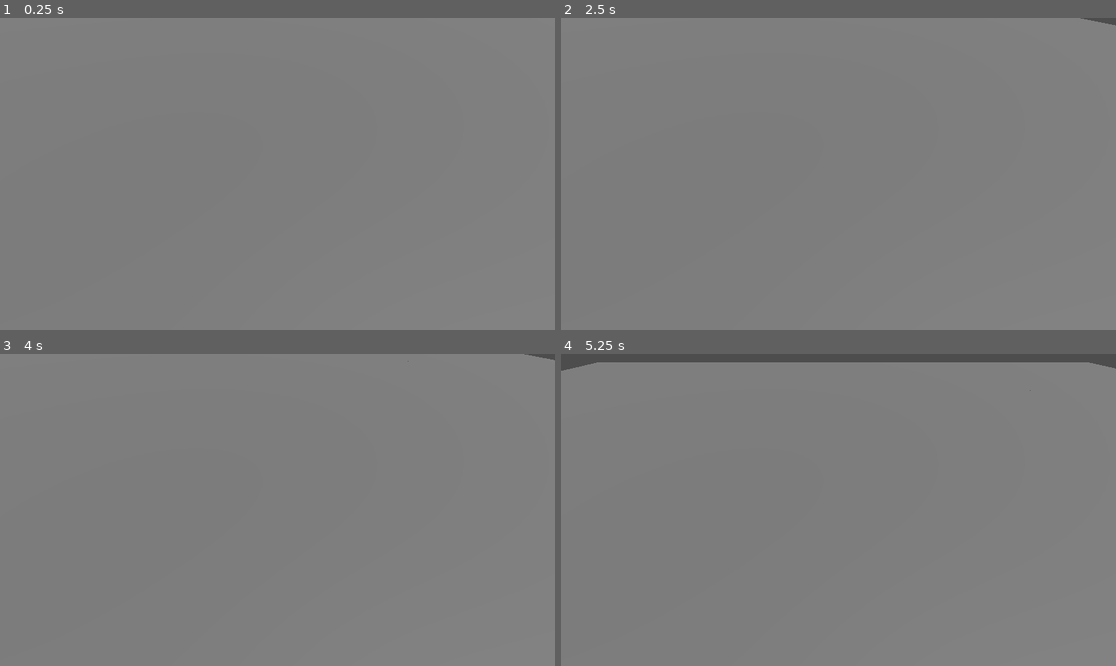
Above: before the commit, frames 1-4 (two rows, left to right).
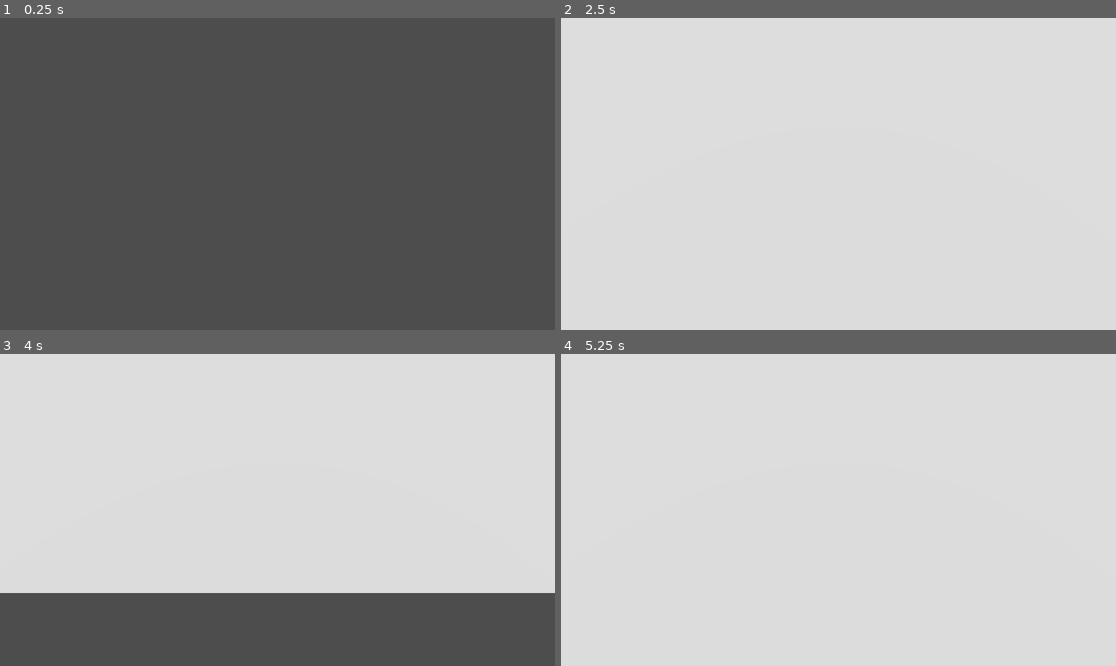
Above: after the commit, the same moments.

Repository: YakovenkoDenys/arth-simulation
Game: Godot game, scene res://world.tscn
Same seed, same stepped clock (60 frames per second), same inputs: the game is played once before the commit and once after it.
Inputs (mouse positions are in pixels of both pictures, inside the frame that each line leads up to):
- Up to frame 1 (0.25 s): no input
- Up to frame 2 (2.5 s): tap Enter at 0.5, 2 s; move the mouse to (960, 158) at 0.52 s; hold D 0.53-1.28 s; hold Q 0.53-1.28 s; click (960, 158) at 0.67 s; tap Space at 1.25 s; move the mouse to (727, 189) at 1.27 s; hold S 1.28-2.03 s; tap E at 1.35 s; move the mouse to (894, 105) at 2.02 s; hold D from 2.03 s (still down); hold Q from 2.03 s (still down)
- Up to frame 3 (4 s): move the mouse to (249, 572) at 2.77 s; release D at 2.78 s; release Q at 2.78 s; hold W 2.78-3.53 s; tap E at 2.85 s; click (249, 572) at 2.92 s; tap Space at 3.5 s; move the mouse to (444, 556) at 3.52 s; hold A from 3.53 s (still down); hold Q from 3.53 s (still down)
- Up to frame 4 (5.25 s): move the mouse to (672, 463) at 4.27 s; release Q at 4.28 s; tap E at 4.35 s; move the mouse to (866, 510) at 5.02 s; release A at 5.03 s; hold S from 5.03 s (still down); hold Q from 5.03 s (still down); click (866, 510) at 5.17 s

The runs differ from the first frame. In frame 1, 100% of the frame differs, in the area x 0-100%, y 0-100%; in frame 2, 100%; in frame 3, 100%; in frame 4, 100%.

Commit message:
Real terrain heightmaps, shader implemented and city markers scaled

Diff:
--- a/ground.gd
+++ b/ground.gd
@@ -1,46 +1,55 @@
 extends Node3D
 
 func _ready():
-	# 1. Очищуємо вузол від старих об'єктів
-	for n in get_children():
-		n.queue_free()
-
+	#self.mesh = null # Видаляємо старий меш вузла
 	var zoom = 2
 	var tile_size = 256.0
 
-	# 2. ОДИН цикл для створення сітки 4x4
 	for x in range(4):
 		for y in range(4):
-			var tile = MeshInstance3D.new()
-			tile.mesh = PlaneMesh.new()
-			tile.mesh.size = Vector2(tile_size, tile_size)
+			spawn_tile(zoom, x, y, tile_size)
 
-			# МАТЕМАТИКА ЦЕНТРУВАННЯ:
-			# Початок координат (0,0) буде точно в центрі всієї карти світу.
-			# Ми віднімаємо 384, щоб змістити сітку (256 * 1.5)
-			var pos_x = (x * tile_size) - 384.0
-			var pos_z = (y * tile_size) - 384.0
+func spawn_tile(z, x, y, size):
+	var tile = MeshInstance3D.new()
+	var p_mesh = PlaneMesh.new()
+	p_mesh.size = Vector2(size+8, size+8)
+	p_mesh.subdivide_depth = 128
+	p_mesh.subdivide_width = 128
+	tile.mesh = p_mesh
 
-			# Висота -0.1, щоб бути під кубами, і мікро-зсув 0.001 для усунення мерехтіння
-			tile.position = Vector3(pos_x, -0.1 + (x * 0.001), pos_z)
-			add_child(tile)
+	var pos_x = (x * size) - 384.0
+	var pos_z = (y * size) - 384.0
+	# Мікро-зсув (x * 0.001) щоб прибрати мерехтіння
+	tile.position = Vector3(pos_x, -1.0 + (x * 0.001), pos_z)
+	add_child(tile)
 
-			# 3. Запит на сервер (використовуємо твій робочий формат)
-			var http = HTTPRequest.new()
-			add_child(http)
-			http.request_completed.connect(self._on_tile_loaded.bind(tile))
+	var mat = ShaderMaterial.new()
+	mat.shader = load("res://terrain.gdshader")
+	tile.set_surface_override_material(0, mat)
 
-			var url = "http://127.0.0.1:5000/get_map/%d/%d/%d.png" % [zoom, x, y]
-			http.request(url)
+	# Базова адреса твого сервера
+	var server = "http://127.0.0.1:5000"
 
-func _on_tile_loaded(_result, response_code, _headers, body, tile):
+	# 1. Запит на КОЛІР
+	var http_color = HTTPRequest.new()
+	add_child(http_color)
+	http_color.request_completed.connect(self._on_data_loaded.bind(mat, "color_map"))
+	var url_color = server + "/get_map/%d/%d/%d.png" % [z, x, y]
+	http_color.request(url_color)
+
+	# 2. Запит на ВИСОТУ
+	var http_height = HTTPRequest.new()
+	add_child(http_height)
+	http_height.request_completed.connect(self._on_data_loaded.bind(mat, "height_map"))
+	var url_height = server + "/get_height/%d/%d/%d.png" % [z, x, y]
+	http_height.request(url_height)
+
+func _on_data_loaded(_result, response_code, _headers, body, mat, param_name):
 	if response_code == 200:
 		var image = Image.new()
 		if image.load_png_from_buffer(body) == OK:
 			var tex = ImageTexture.create_from_image(image)
-			var mat = StandardMaterial3D.new()
-			mat.albedo_texture = tex
-			mat.shading_mode = BaseMaterial3D.SHADING_MODE_UNSHADED
-			# Важливо: вимикаємо фільтрацію, щоб не було сірих ліній на стиках
-			mat.texture_filter = BaseMaterial3D.TEXTURE_FILTER_NEAREST
-			tile.set_surface_override_material(0, mat)
+			# ВИМИКАЄМО ФІЛЬТРАЦІЮ (прибирає розриви на стиках)
+
+			# Передаємо текстуру в шейдер під потрібним ім'ям (color_map або height_map)
+			mat.set_shader_parameter(param_name, tex)
--- /dev/null
+++ b/terrain.gdshader
@@ -0,0 +1,26 @@
+shader_type spatial;
+
+
+// Додаємо filter_nearest прямо тут:
+uniform sampler2D height_map : source_color, filter_nearest;
+uniform sampler2D color_map : source_color, filter_nearest;
+uniform float height_scale = 0.02;
+
+void vertex() {
+	vec4 rgb = texture(height_map, UV);
+
+	// Важливо: переводимо 0.0-1.0 назад у 0-255
+	float r = rgb.r * 255.0;
+	float g = rgb.g * 255.0;
+	float b = rgb.b * 255.0;
+
+	// Формула Terrarium
+	float h = (r * 256.0 + g + b / 256.0) - 32768.0;
+
+	// Підйом. Якщо 0.5 забагато — постав 0.1
+	VERTEX.y += h * height_scale * 0.1;
+}
+
+void fragment() {
+	ALBEDO = texture(color_map, UV).rgb;
+}
--- a/world.gd
+++ b/world.gd
@@ -37,10 +37,10 @@
 	var material = StandardMaterial3D.new()
 
 	if data["type"] == "capital":
-		mesh_instance.mesh.size = Vector3(20, 100, 20) # Вежа
+		mesh_instance.mesh.size = Vector3(0.5, 2, 0.5) # Вежа
 		material.albedo_color = Color(1, 0, 0) # Червоний
 	else:
-		mesh_instance.mesh.size = Vector3(2, 5, 2)
+		mesh_instance.mesh.size = Vector3(0.1, 0.5, 0.1)
 		material.albedo_color = Color(0.8, 0.4, 0.2)
 
 	mesh_instance.set_surface_override_material(0, material)
@@ -49,7 +49,7 @@
 	var m_pos = lon_lat_to_mercator(float(raw_pos[0]), float(raw_pos[1]))
 
 	# Висота: столиці на 50, будинки на 2.5
-	var h = 50.0 if data["type"] == "capital" else 2.5
+	var h = 2 if data["type"] == "capital" else 1
 
 	# ТУТ ВИПРАВЛЕННЯ: використовуємо m_pos.y для осі Z у Godot
 	# Віднімаємо 512, щоб центр карти (0,0) збігався з центром сцени
Not shown, changed: server.py
